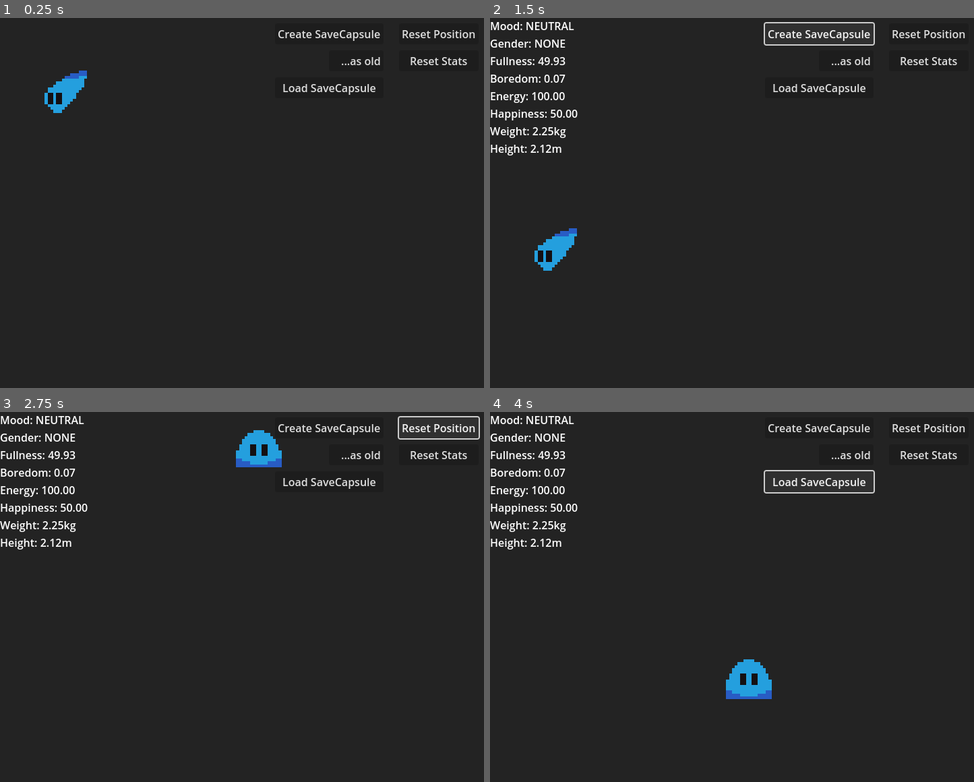
Above: before the commit, frames 1-4 (two rows, left to right).
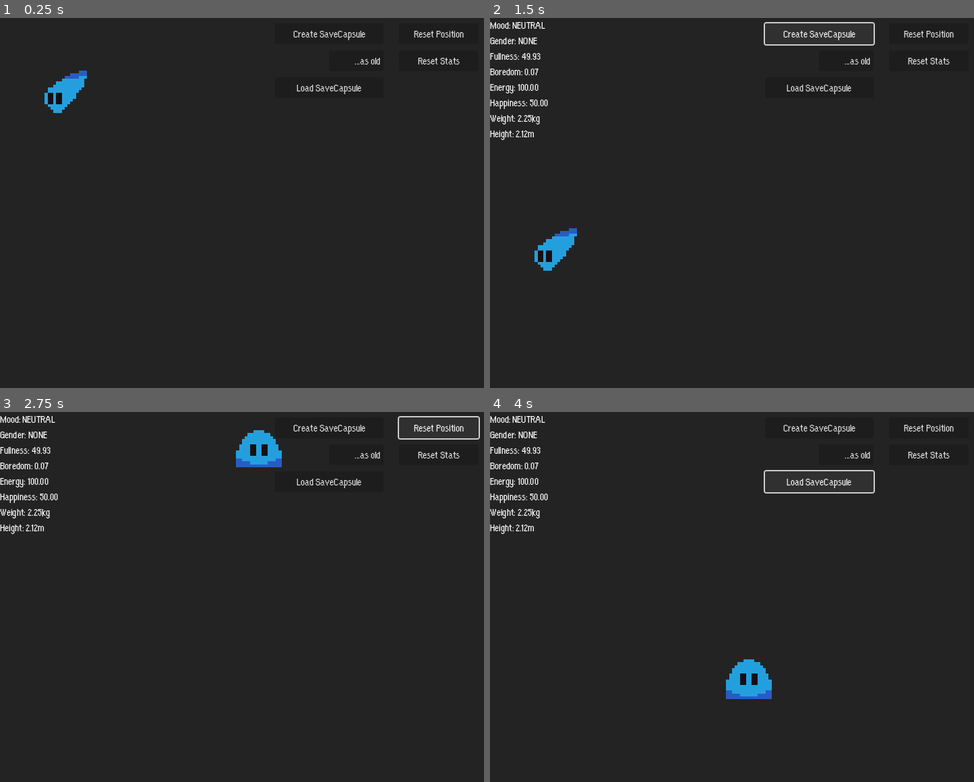
Above: after the commit, the same moments.

Repository: Eeviika/Tomogachika
Game: Godot game, scene res://scenes/debug/test_dummy.tscn
The game is run twice, just before and just after one commit, with the same random seed, the same clock (stepped at 60 frames per second) and the same inputs.
Inputs:
- Up to frame 1 (0.25 s): no input
- Up to frame 2 (1.5 s): click "...as old" at 0.5 s; click "Create SaveCapsule" at 1.25 s
- Up to frame 3 (2.75 s): click "Reset Position" at 2 s
- Up to frame 4 (4 s): click "Reset Stats" at 2.75 s; click "Load SaveCapsule" at 3.5 s

The runs differ from the first frame. In frame 1, 0.9% of the frame differs, in the area x 57-99%, y 3-21%; in frame 2, 3.0%, in the area x 0-99%, y 1-38%; in frame 3, 3.0%; in frame 4, 3.0%.

Commit message:
Disabled FormatOnSave for the time being

Diff:
--- a/project.godot
+++ b/project.godot
@@ -31,7 +31,7 @@
 
 [editor_plugins]
 
-enabled=PackedStringArray("res://addons/format_on_save/plugin.cfg", "res://addons/script-ide/plugin.cfg")
+enabled=PackedStringArray("res://addons/script-ide/plugin.cfg")
 
 [file_customization]
 
@@ -47,6 +47,11 @@
 
 config/save_file_version=1
 
+[gui]
+
+theme/custom="uid://cal2j4yq5r6th"
+theme/custom_font="uid://d4dpr25c8lta0"
+
 [rendering]
 
 renderer/rendering_method="gl_compatibility"
